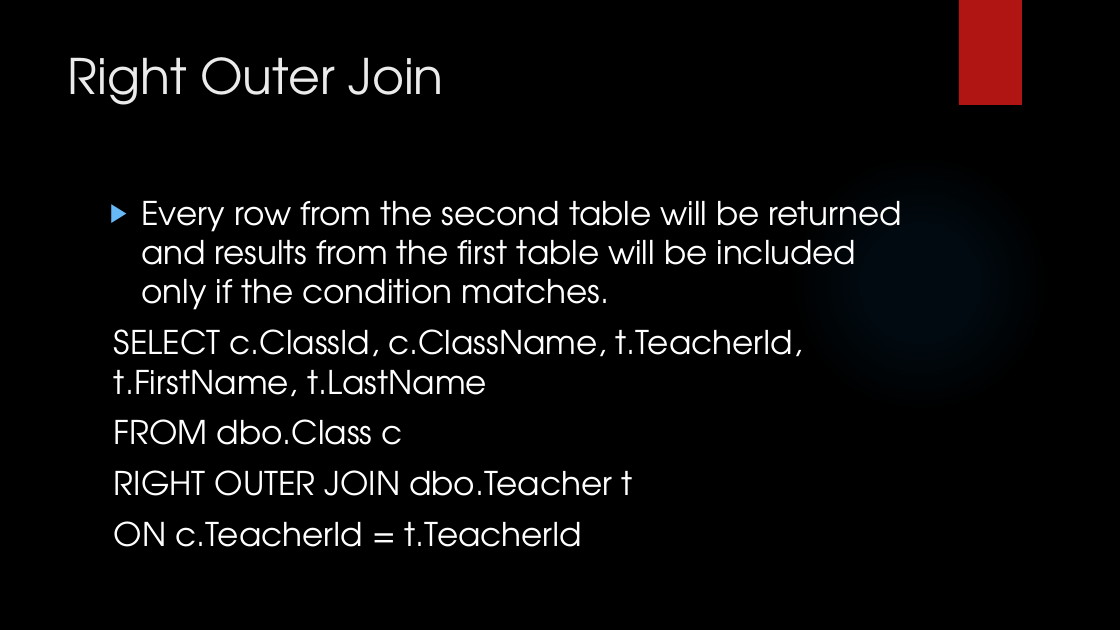
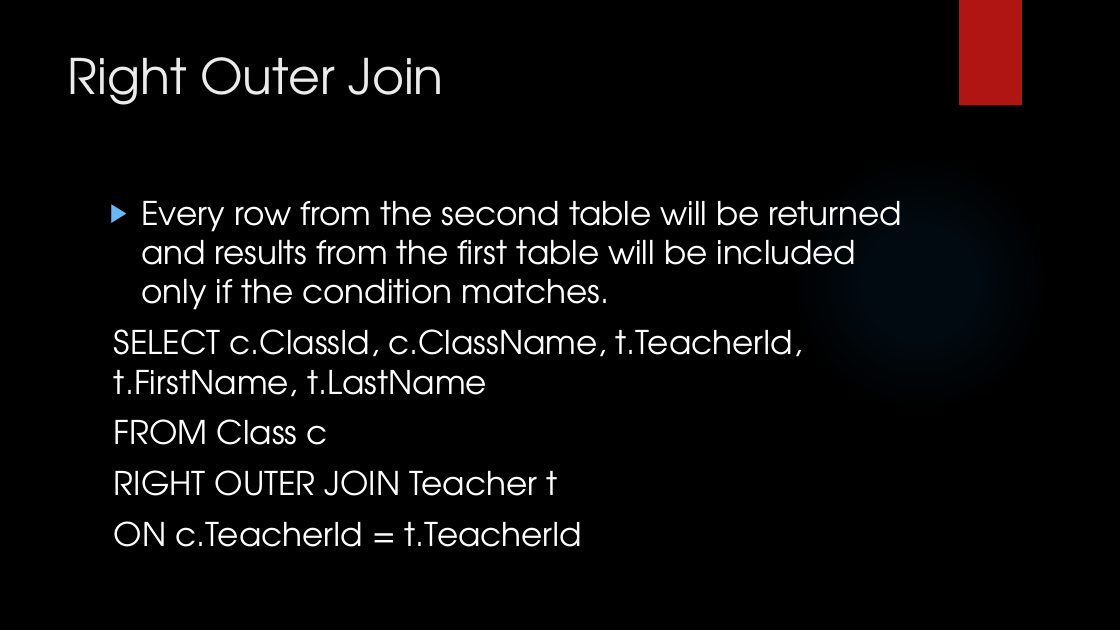
Before and after one commit to LogolsLLC/Logols-May2018, a slide deck: slide 26 of Slides/04_Sql_TrainingPlan.pptx (slide 23 before the commit). Drawn at 1120x630 pixels with LibreOffice and Linux fonts; fonts in the diff are those of the drawing; background and template pictures are left out. Boxes give left, top, right and bottom in pixels: in the first picture for what was removed or moved away, otherwise in the second. Text is boxed around its words. In the diff, an @@ line names an element or a change of style, - is before the commit and + after.

Commit message:
sql slide updates

```diff
--- a/Slides/04_Sql_TrainingPlan.pptx
+++ b/Slides/04_Sql_TrainingPlan.pptx
@@ text at box(114, 419, 557, 496): text changed @@
-FROM dbo.Class c
-RIGHT OUTER JOIN dbo.Teacher t
+FROM Class c
+RIGHT OUTER JOIN Teacher t
```
Also in this commit, not shown: 9 other slides changed, 1 slide added, 1 other file.
